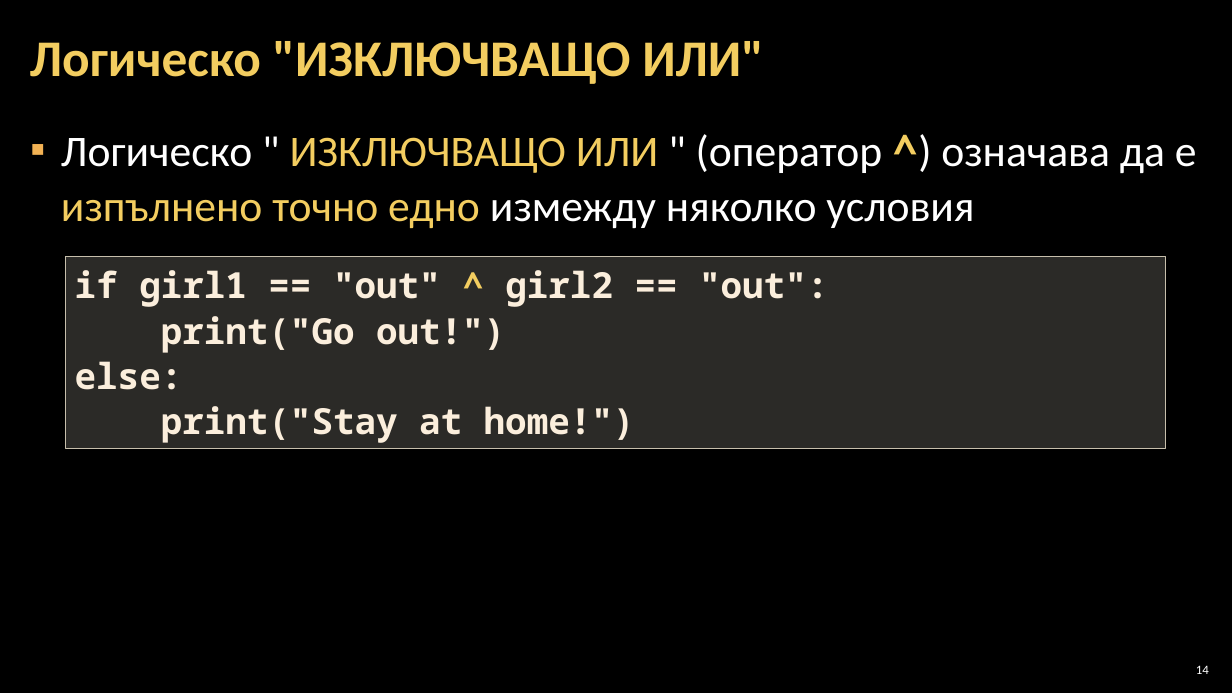
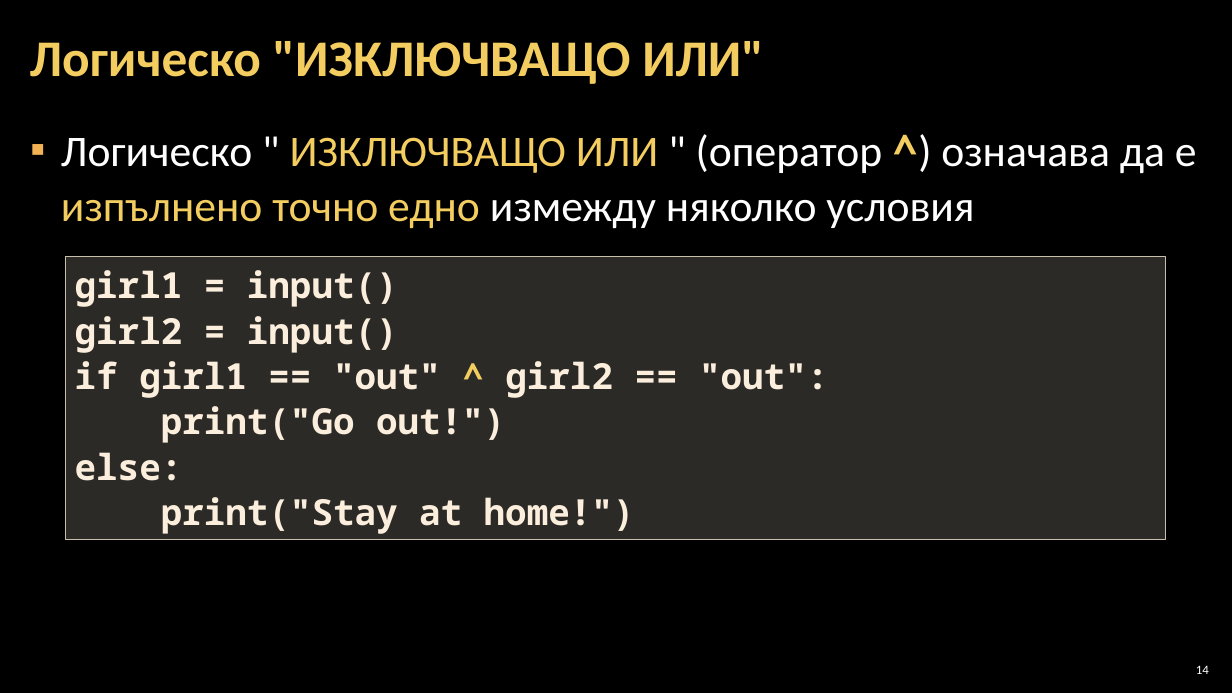
Before and after one commit to Software-University/Python-Basics, a slide deck: slide 14 of 4. Complex-Conditions/4. Complex-Conditions.pptx. Drawn at 1232x693 pixels with LibreOffice and Linux fonts; fonts in the diff are those of the drawing; background and template pictures are left out. Boxes give left, top, right and bottom in pixels: in the first picture for what was removed or moved away, otherwise in the second. Text is boxed around its words. In the diff, an @@ line names an element or a change of style, - is before the commit and + after.

```diff
--- a/4. Complex-Conditions/4. Complex-Conditions.pptx
+++ b/4. Complex-Conditions/4. Complex-Conditions.pptx
@@ rectangle "girl1 = input()": place and size @@
-rectangle "girl1 = input()" at [66,256,1165,448]
+rectangle "girl1 = input()" at [66,256,1165,540]
@@ text in rectangle at [75,270,398,353]: paragraphs added @@
+girl1 = input()
+girl2 = input()
```
Also in this commit, not shown: 7 other slides changed, 8 slides removed, 3 other files.
